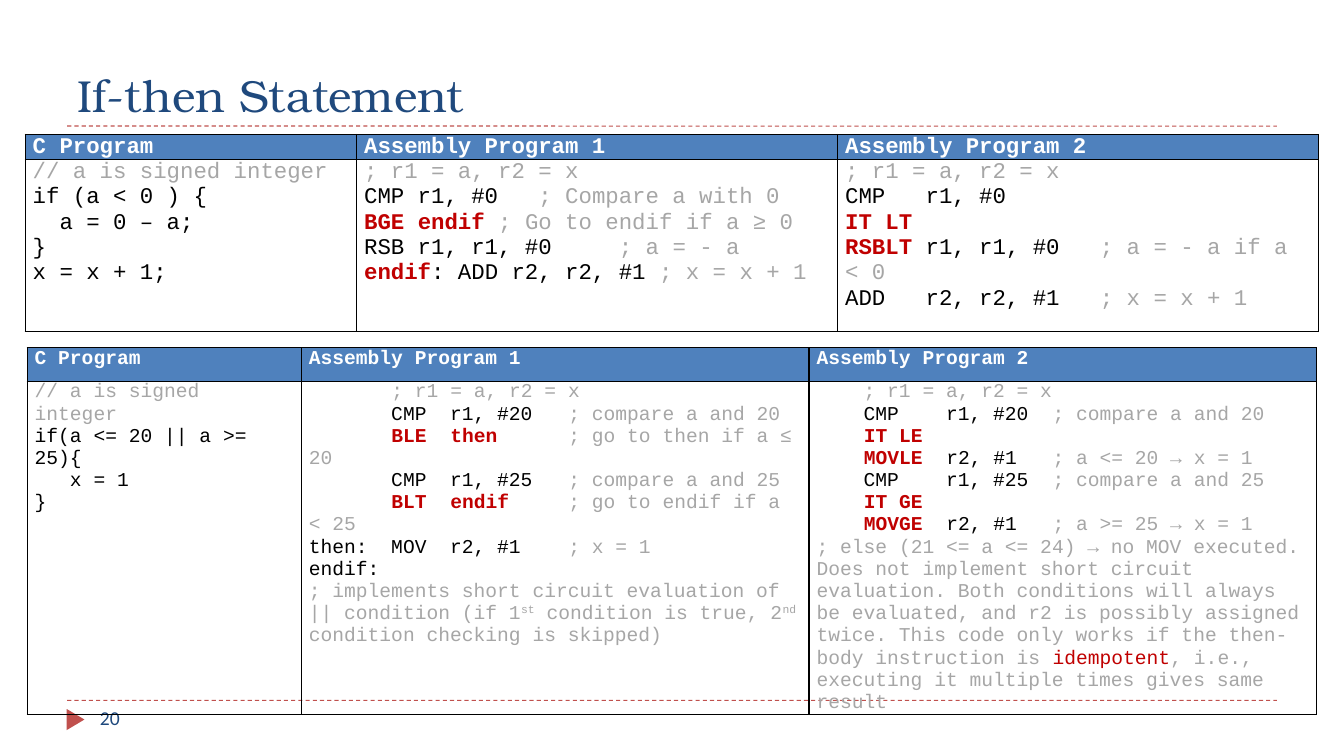
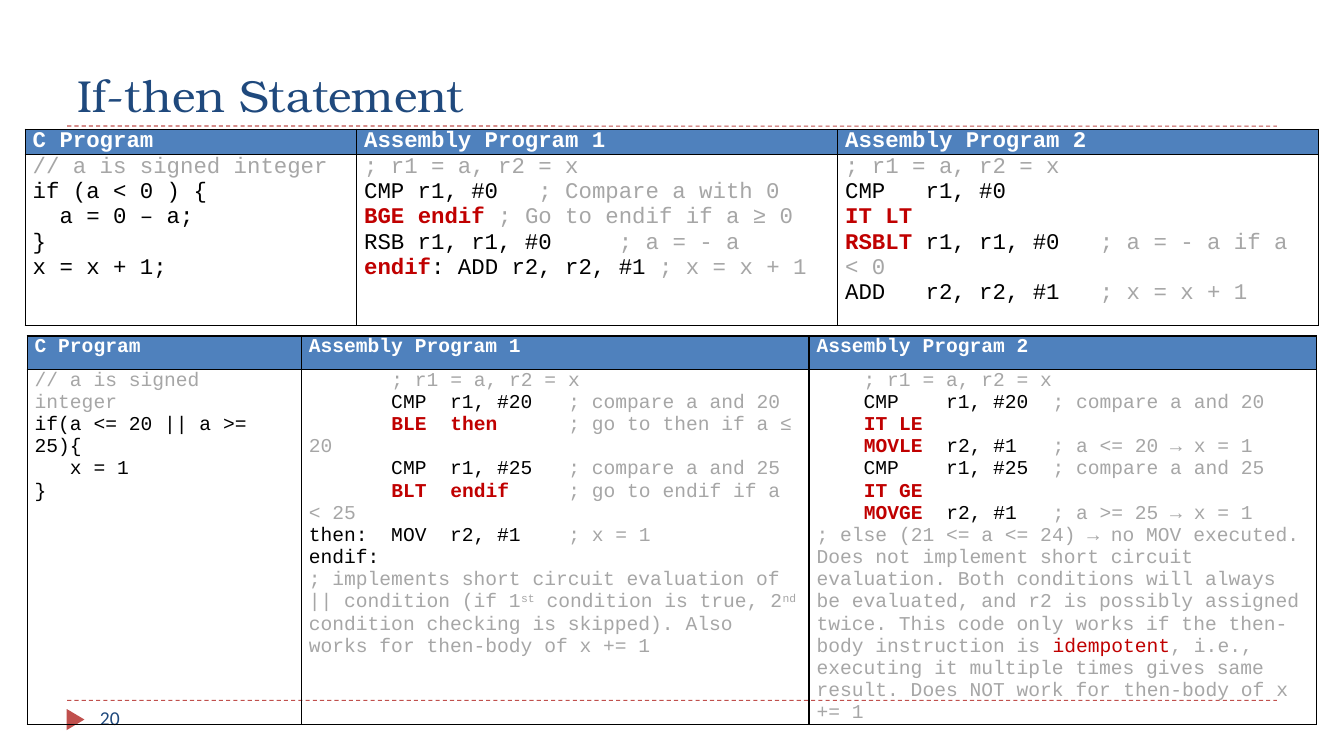
Before and after one commit to guhofstra/CSC111Fa26, a slide deck: slide 20 of PPTs/Ch6_ARM_Control_Flow.pptx. Drawn at 1344x756 pixels with LibreOffice and Linux fonts; fonts in the diff are those of the drawing. Boxes give left, top, right and bottom in pixels: in the first picture for what was removed or moved away, otherwise in the second. Text is boxed around its words. In the diff, an @@ line names an element or a change of style, - is before the commit and + after.

```diff
--- a/PPTs/Ch6_ARM_Control_Flow.pptx
+++ b/PPTs/Ch6_ARM_Control_Flow.pptx
@@ table: place and size @@
-table at bbox=[25, 134, 1319, 494]
+table at bbox=[25, 129, 1319, 482]
@@ table at bbox=[27, 336, 1318, 729] @@
-row 2, column 2: ; r1 = a, r2 = x / CMP r1, #20 ; compare a and 20 / BLE then ; go to then if a ≤ 20 / CMP r1, #25 ; compare a and 25 / BLT endif ; go to endif if a < 25 / then: MOV r2, #1 ; x = 1 / endif: / ; implements short circuit evaluation of || condition (if 1st condition is true, 2nd condition checking is skipped)
+row 2, column 2: ; r1 = a, r2 = x / CMP r1, #20 ; compare a and 20 / BLE then ; go to then if a ≤ 20 / CMP r1, #25 ; compare a and 25 / BLT endif ; go to endif if a < 25 / then: MOV r2, #1 ; x = 1 / endif: / ; implements short circuit evaluation of || condition (if 1st condition is true, 2nd condition checking is skipped). Also works for then-body of x += 1
-row 2, column 3: ; r1 = a, r2 = x / CMP r1, #20 ; compare a and 20 / IT LE / MOVLE r2, #1 ; a <= 20 → x = 1 / CMP r1, #25 ; compare a and 25 / IT GE / MOVGE r2, #1 ; a >= 25 → x = 1 / ; else (21 <= a <= 24) → no MOV executed. Does not implement short circuit evaluation. Both conditions will always be evaluated, and r2 is possibly assigned twice. This code only works if the then-body instruction is idempotent, i.e., executing it multiple times gives same result
+row 2, column 3: ; r1 = a, r2 = x / CMP r1, #20 ; compare a and 20 / IT LE / MOVLE r2, #1 ; a <= 20 → x = 1 / CMP r1, #25 ; compare a and 25 / IT GE / MOVGE r2, #1 ; a >= 25 → x = 1 / ; else (21 <= a <= 24) → no MOV executed. Does not implement short circuit evaluation. Both conditions will always be evaluated, and r2 is possibly assigned twice. This code only works if the then-body instruction is idempotent, i.e., executing it multiple times gives same result. Does NOT work for then-body of x += 1
@@ table: place and size @@
-table at bbox=[27, 348, 1318, 731]
+table at bbox=[27, 336, 1318, 729]
```
Also in this commit, not shown: 2 other slides changed.
